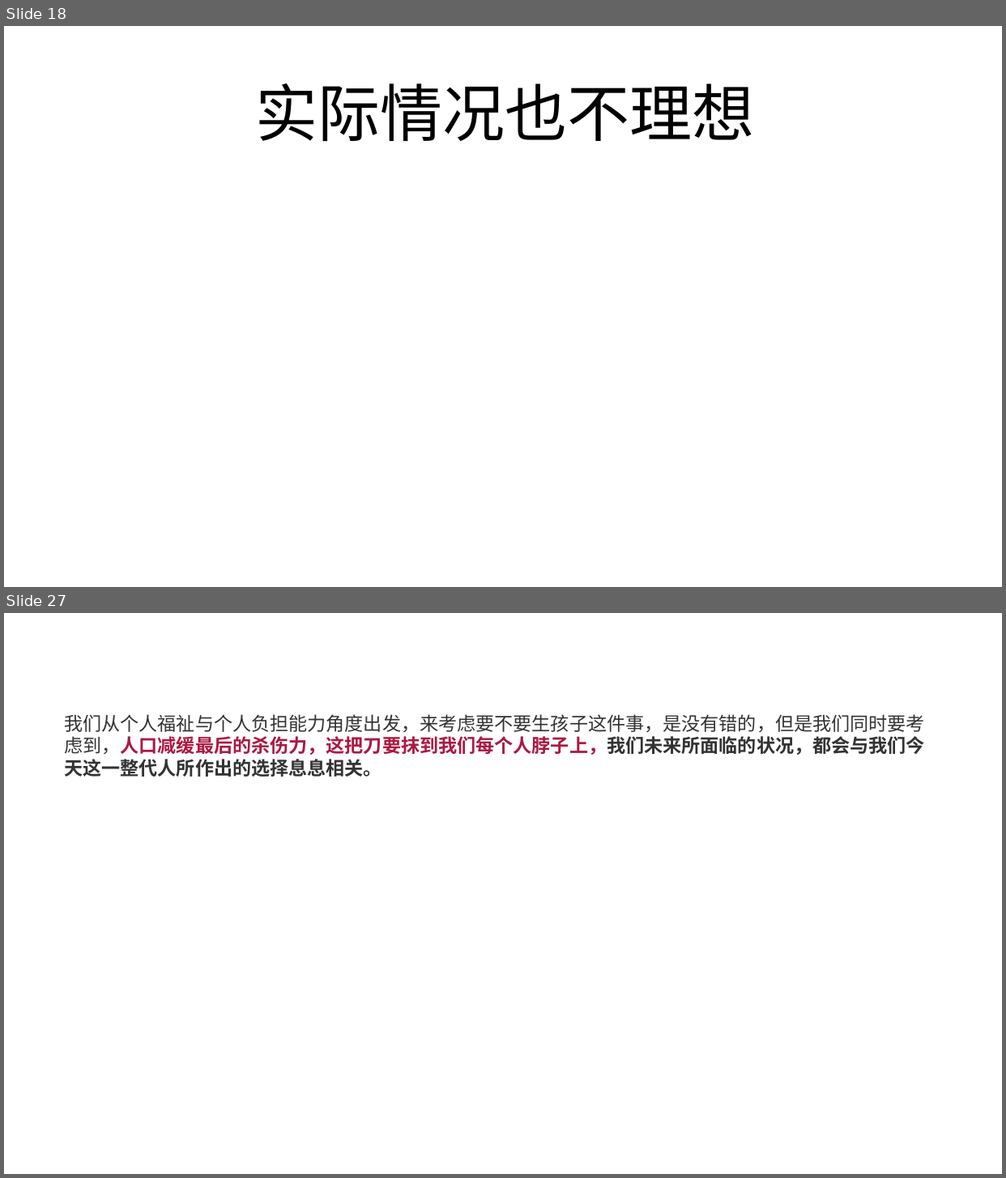
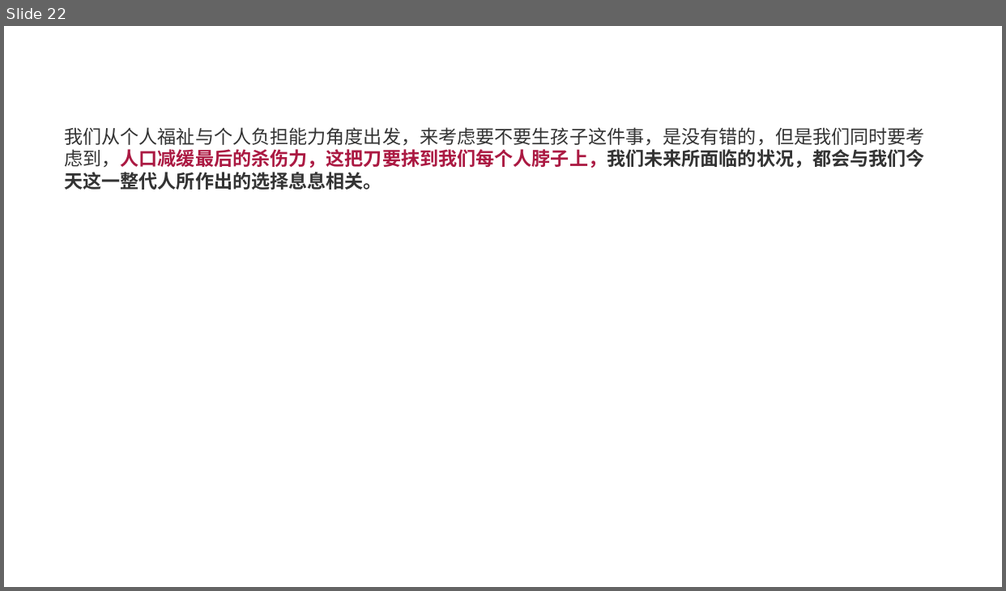
Before and after one commit to FredJiangFei/freetalk, a slide deck: 生娃是国家大事/sw - Copy.pptx. Shown one above the other, each under a label of ours: slides 18 and 27 before the commit, slide 22 after it; the slides between them are not shown. The pictures are 1006x1178 and 1006x591 pixels, drawn with LibreOffice and Linux fonts; fonts in the diff are those of the drawing. Boxes give left, top, right and bottom in pixels: in the first picture for what was removed or moved away, otherwise in the second. Text is boxed around its words. In the diff, an @@ line names an element or a change of style, - is before the commit and + after.

```diff
--- a/生娃是国家大事/sw - Copy.pptx
+++ b/生娃是国家大事/sw - Copy.pptx
@@ slide 18 removed at (4,26,1002,587), background #FFFFFF @@
@@ title removed at (256,84,755,141) @@
-实际情况也不理想
@@ what was slide 27 is now slide 22 @@
```
Also in this commit, not shown: 13 slides changed, 5 slides added, 9 other slides removed, 2 other files.
